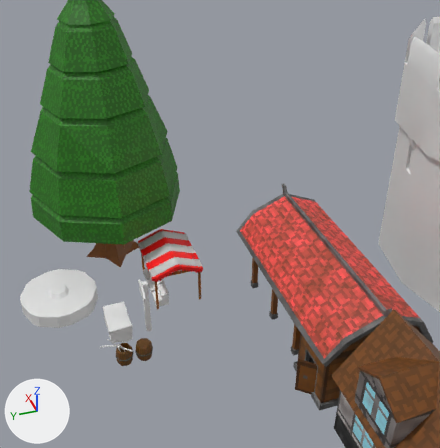
Renders of the Blender file Assets/Daniel World Assets/Med Barn.blend from each side of a commit.
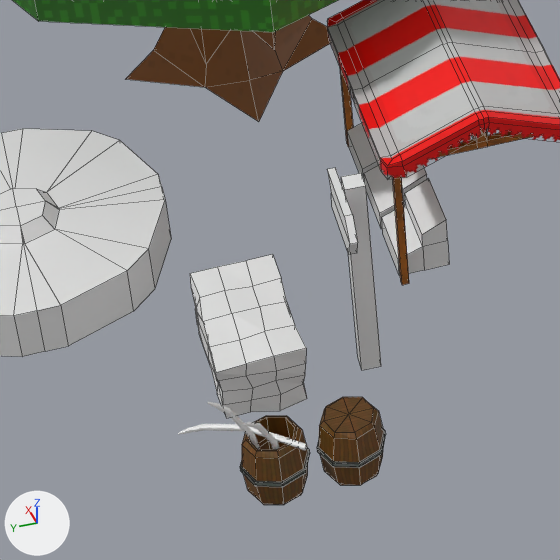
There are two pictures of each version: one from a 50 mm camera at (-13.47, 11.22, 17.94) aimed at (6.19, 4.33, 3.7), one close up on the part from 12% to 45% of the width and 53% to 85% of the height. Lighting does not change. The marker at lower left points along +X, +Y and +Z. The close-ups show mesh edges as thin lines.

Objects in the first close-up: 'Barrel ', 'Barrel Open', 'Cube.001', 'Cube.003', 'Fishing Rod.002', 'Hay bale', 'Pine', 'Sign', 'Sign post', 'Water Wheel'.
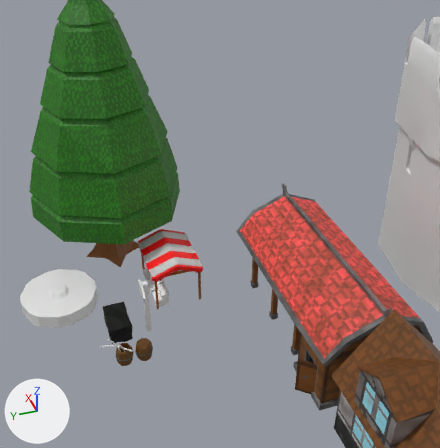
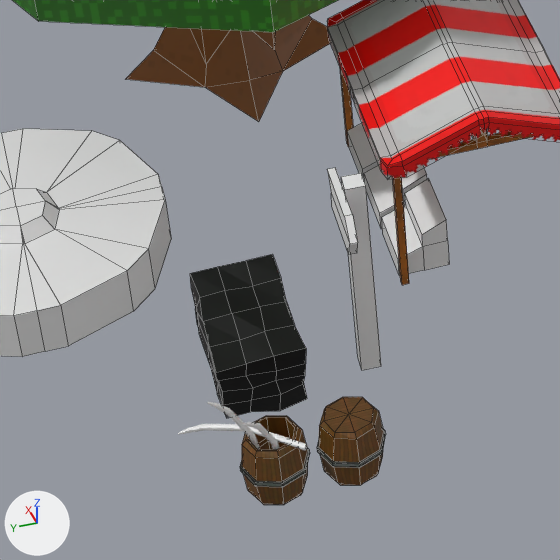
What differs and where, as boxes [x1, y1, x2, y2] in the close-ups (560 x 560 px):
'Hay bale', recoloured (white to black)
    both: [190, 254, 307, 418]

The edits, one by one:
Picture 'Hay' (img_hay) is new.
Material 'Hay' (mat_hay) is new.
Its texture is img_hay.
me_cube_012 has 82 vertices, 80 faces and spans x -0.81..0.81, y -0.49..0.47, z -0.04..0.72.
me_cube_012 now uses material mat_hay (picture img_hay).
